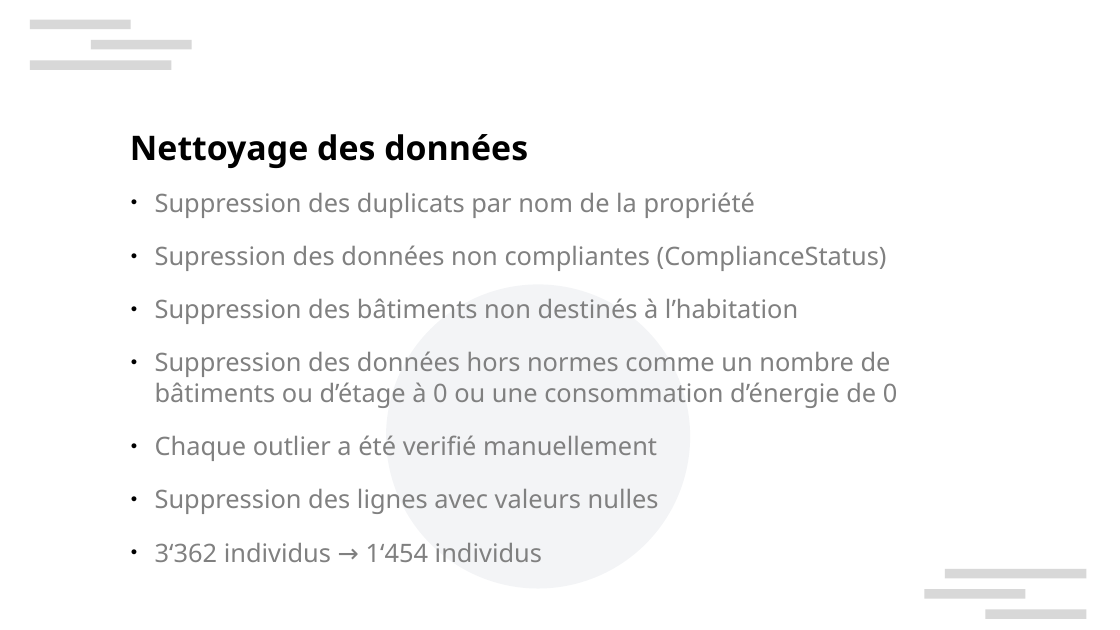
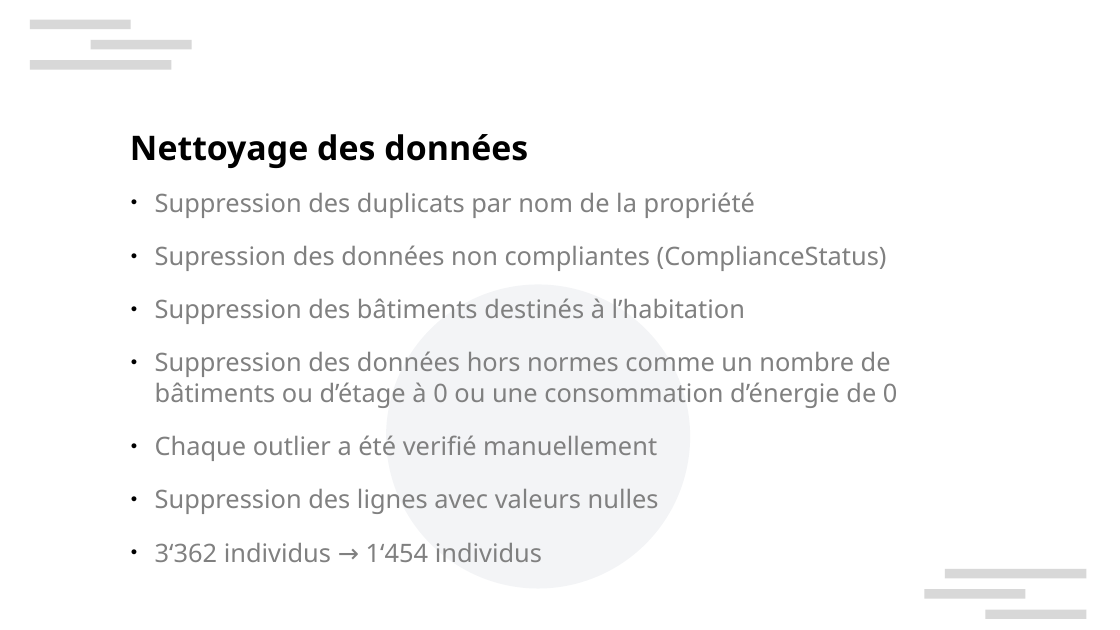
Before and after one commit to xbarrelet/ml-project-3, a slide deck: slide 6 of Barrelet_Xavier_4_presentation_130624.pptx. Drawn at 1120x630 pixels with LibreOffice and Linux fonts; fonts in the diff are those of the drawing; background and template pictures are left out. Boxes give left, top, right and bottom in pixels: in the first picture for what was removed or moved away, otherwise in the second. Text is boxed around its words. In the diff, an @@ line names an element or a change of style, - is before the commit and + after.

Commit message:
Fixed typo in presentation

```diff
--- a/Barrelet_Xavier_4_presentation_130624.pptx
+++ b/Barrelet_Xavier_4_presentation_130624.pptx
@@ text at bbox=[155, 298, 745, 324]: text changed @@
-● Suppression des bâtiments non destinés à l’habitation
+● Suppression des bâtiments destinés à l’habitation
```
Also in this commit, not shown: 1 other file.
